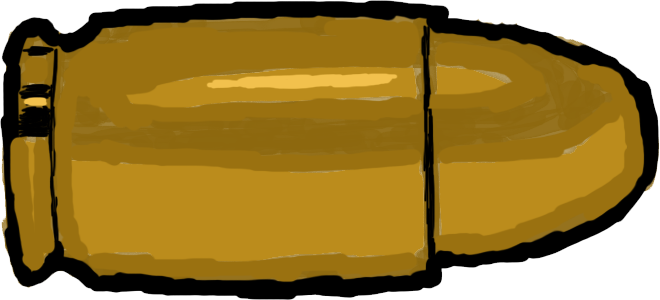
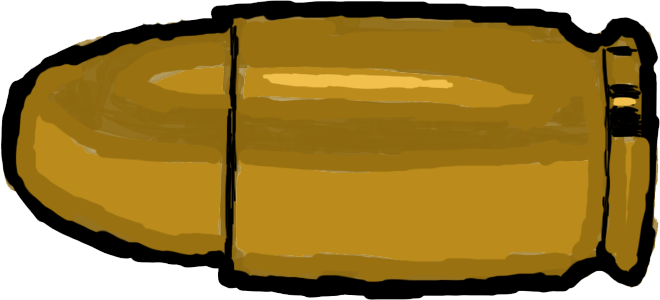
Two versions of the same layered image (660x300). Layer-by-layer changes:
painted on "Фон копия" over [0, 0, 660, 300]
